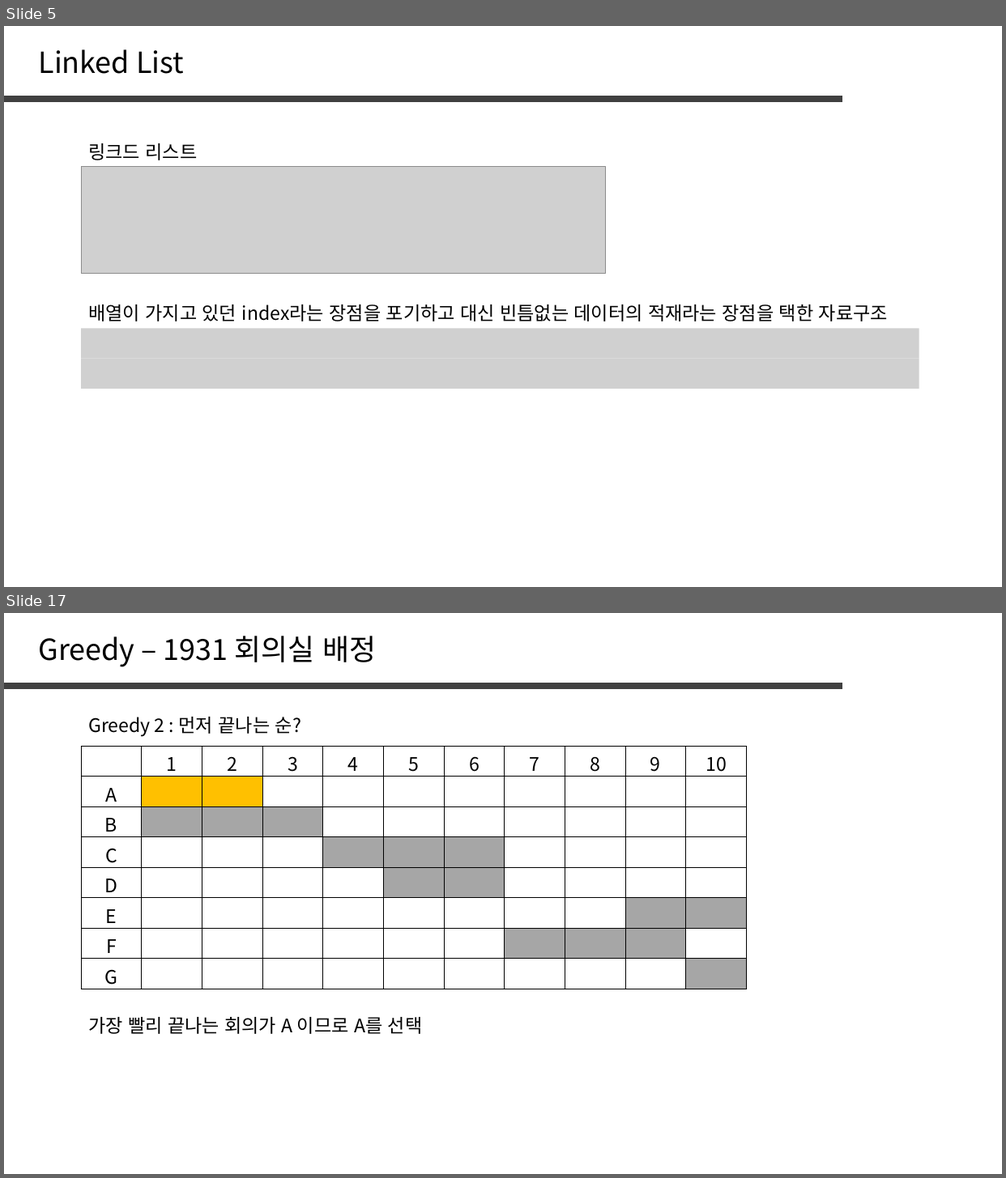
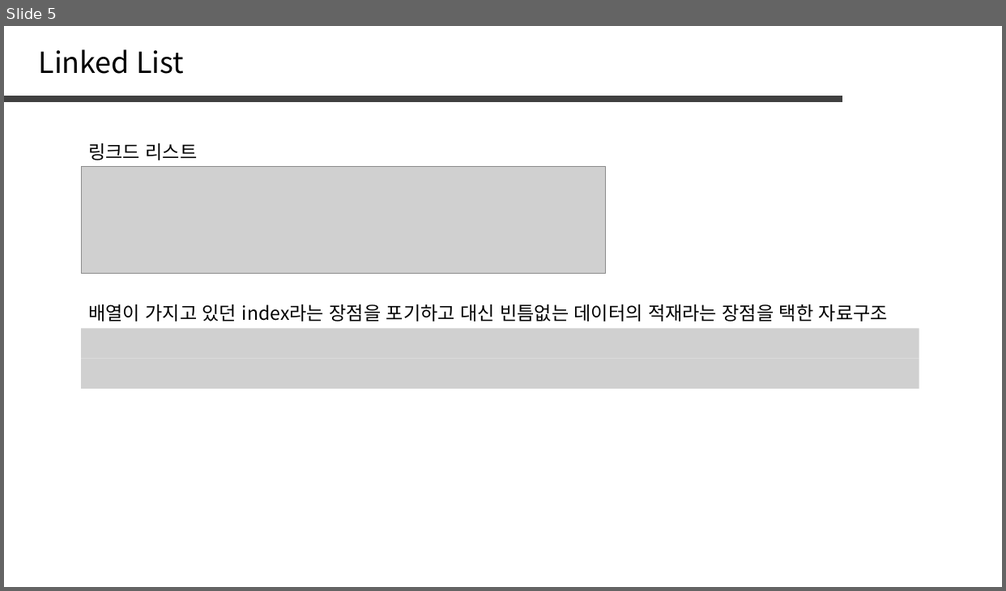
Before and after one commit to jaehoo1/PS-study, a slide deck: study/7_Stack, Queue, List.pptx. Shown one above the other, each under a label of ours: slides 5 and 17 before the commit, slide 5 after it; the slides between them are not shown. The pictures are 1006x1178 and 1006x591 pixels, drawn with LibreOffice and Linux fonts; fonts in the diff are those of the drawing; grey boxes stand for pictures. Boxes give left, top, right and bottom in pixels: in the first picture for what was removed or moved away, otherwise in the second. Text is boxed around its words. In the diff, an @@ line names an element or a change of style, - is before the commit and + after.

```diff
--- a/study/7_Stack, Queue, List.pptx
+++ b/study/7_Stack, Queue, List.pptx
@@ slide 17 removed at [4,613,1002,1174], background #FFFFFF @@
@@ text removed at [39,636,377,667] @@
-Greedy – 1931 회의실 배정
@@ line removed from (4, 686) to (842, 686) @@
@@ text removed at [88,717,301,737] @@
-Greedy 2 : 먼저 끝나는 순?
@@ table removed at [81,747,748,989], 8 rows, 11 columns @@
- | 1 | 2 | 3 | 4 | 5 | 6 | 7 | 8 | 9 | 10
-A |  |  |  |  |  |  |  |  |  | 
-B |  |  |  |  |  |  |  |  |  | 
-C |  |  |  |  |  |  |  |  |  | 
-D |  |  |  |  |  |  |  |  |  | 
-E |  |  |  |  |  |  |  |  |  | 
-F |  |  |  |  |  |  |  |  |  | 
-G |  |  |  |  |  |  |  |  |  | 
@@ text removed at [88,1017,423,1034] @@
-가장 빨리 끝나는 회의가 A 이므로 A를 선택
```
Also in this commit, not shown: 2 slides changed, 7 slides added, 30 other slides removed.
